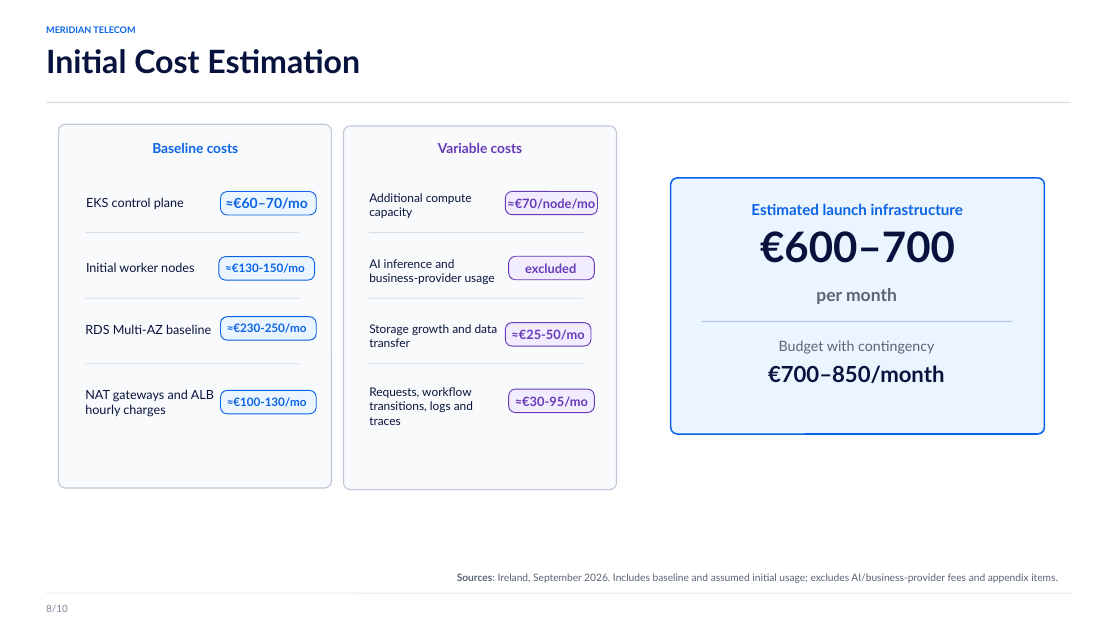
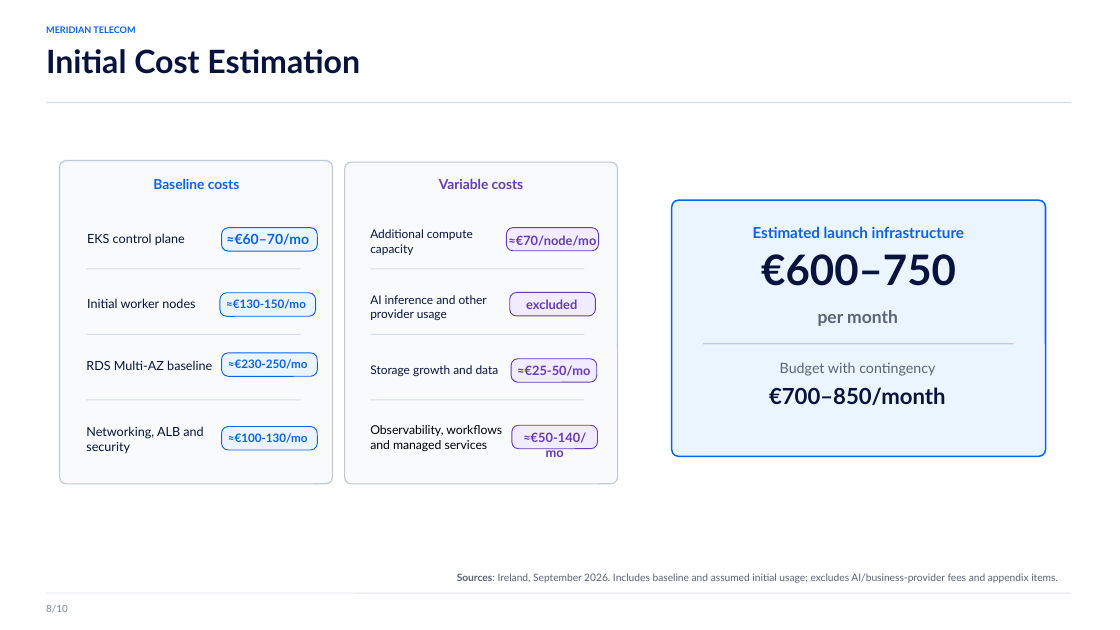
Before and after one commit to mattia-vincenzi/Meridian-Telecom, a slide deck: slide 17 of presentation/meridian_mattia_vincenzi.pptx (slide 16 before the commit). Drawn at 1120x630 pixels with LibreOffice and Linux fonts; fonts in the diff are those of the drawing. Boxes give left, top, right and bottom in pixels: in the first picture for what was removed or moved away, otherwise in the second. Text is boxed around its words. In the diff, an @@ line names an element or a change of style, - is before the commit and + after.

```diff
--- a/presentation/meridian_mattia_vincenzi.pptx
+++ b/presentation/meridian_mattia_vincenzi.pptx
@@ rounded rectangle: place and size @@
-rounded rectangle at <box>59,124,332,488</box>
+rounded rectangle at <box>60,160,333,484</box>
@@ rounded rectangle: place and size @@
-rounded rectangle at <box>344,126,617,490</box>
+rounded rectangle at <box>344,162,618,484</box>
@@ text at <box>761,254,956,286</box>: text changed @@
-€600–700
+€600–750
@@ text at <box>370,295,487,320</box>: text changed @@
-AI inference and business-provider usage
+AI inference and other provider usage
@@ 12 texts, 6 lines, 6 rounded rectangles: place and size @@
-12 texts, 6 lines, 6 rounded rectangles at <box>85,142,598,414</box>
+12 texts, 6 lines, 6 rounded rectangles at <box>86,178,599,450</box>
@@ 2 rounded rectangles, 1 text: place and size @@
-2 rounded rectangles, 1 text at <box>506,323,595,413</box>
+2 rounded rectangles, 1 text at <box>511,359,597,449</box>
@@ 4 texts, 1 rounded rectangle, 1 line: place and size @@
-4 texts, 1 rounded rectangle, 1 line at <box>670,178,1044,434</box>
+4 texts, 1 rounded rectangle, 1 line at <box>672,200,1046,456</box>
@@ text at <box>370,365,499,376</box>: text changed @@
-Storage growth and data transfer
+Storage growth and data
@@ text at <box>86,426,203,453</box>: text changed @@
-NAT gateways and ALB hourly charges
+Networking, ALB and security
@@ text at <box>370,425,502,452</box>: text changed; size 10.2 to 10.5 pt; text colour #07133D to #000000 @@
-Requests, workflow transitions, logs and traces
+Observability, workflows and managed services
@@ text at <box>523,432,586,457</box>: text changed @@
-≈€30-95/mo
+≈€50-140/mo
```
Also in this commit, not shown: 10 other slides changed, 1 slide added.
